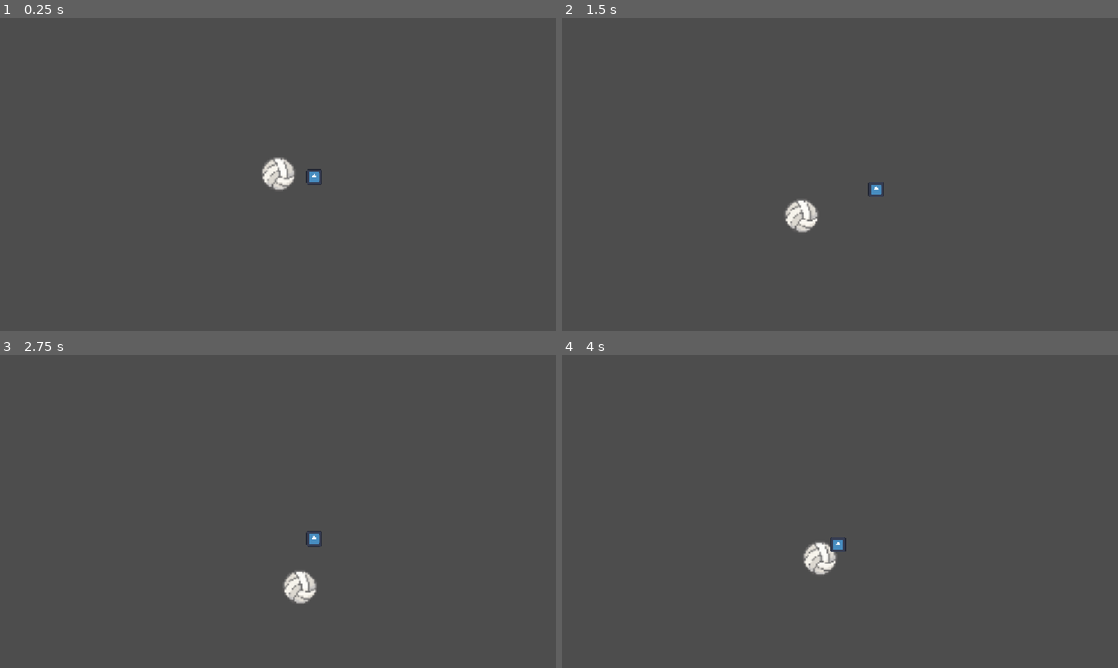
Above: before the commit, frames 1-4 (two rows, left to right).
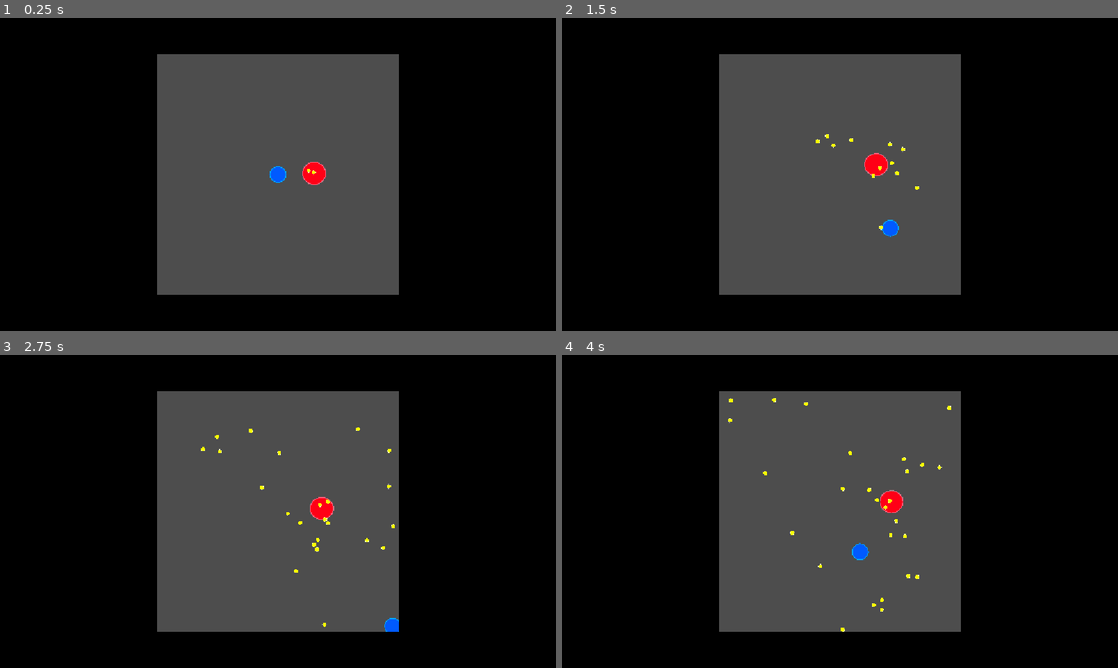
Above: after the commit, the same moments.

Repository: therichst/BouncingBulletHell
Game: Godot game, scene res://node_2d.tscn
Two runs of this game, one before a commit and one after it. Both use one fixed random seed, a clock stepped at 60 frames per second and the inputs below. The engine's default icon, where the game draws it, is replaced by a stand-in: a white triangle on a blue panel in a dark square.
Inputs (mouse positions are in pixels of both pictures, inside the frame that each line leads up to):
- Up to frame 1 (0.25 s): no input
- Up to frame 2 (1.5 s): move the mouse to (962, 158) at 0.52 s; hold Right (ui_right) 0.53-1.28 s; click (962, 158) at 0.6 s; move the mouse to (728, 190) at 1.27 s; hold Down (ui_down) from 1.28 s (still down); click (728, 190) at 1.35 s
- Up to frame 3 (2.75 s): move the mouse to (333, 442) at 2.02 s; release Down (ui_down) at 2.03 s; hold Right (ui_right) from 2.03 s (still down); click (333, 442) at 2.1 s
- Up to frame 4 (4 s): move the mouse to (812, 574) at 2.77 s; release Right (ui_right) at 2.78 s; hold Up (ui_up) 2.78-3.53 s; click (812, 574) at 2.85 s; move the mouse to (1006, 558) at 3.52 s; hold Left (ui_left) from 3.53 s (still down); click (1006, 558) at 3.6 s

The runs differ from the first frame. In frame 1, 67% of the frame differs, in the area x 0-100%, y 0-100%; in frame 2, 68%; in frame 3, 68%; in frame 4, 68%.

Commit message:
new

Diff:
--- /dev/null
+++ b/Boss.gd
@@ -0,0 +1,35 @@
+extends CharacterBody2D
+
+const BULLET_SCENE: PackedScene = preload("res://bullet.tscn")
+
+static var Hit
+var BSpeed
+var rng = RandomNumberGenerator.new()
+var dir :Vector2 = Vector2(0,0)
+var halt = 0
+
+
+func _ready():
+	while true :
+		await get_tree().create_timer(0.1).timeout
+		shoot_at_angle(rng.randf_range(-360,360))
+
+
+func _physics_process(delta: float) -> void:
+	if halt > 0 :
+		halt -= delta
+		velocity = BSpeed * dir.normalized()
+		move_and_slide()
+	else :
+		dir.x = randi_range(-PI,PI)
+		dir.y = randi_range(-PI,PI)
+		BSpeed = randf_range(50,90)
+		halt = randf_range(1,3)
+
+
+func shoot_at_angle(angle_radians: float) -> void:
+	var bullet = BULLET_SCENE.instantiate()
+	bullet.global_position = global_position
+	bullet.direction = Vector2.from_angle(angle_radians)
+	bullet.add_collision_exception_with(self) # Ignore Boss collision on spawn
+	get_tree().current_scene.add_child(bullet)
--- /dev/null
+++ b/Player.gd
@@ -0,0 +1,54 @@
+extends CharacterBody2D
+
+var Health = 5
+
+#SPEEEDEDEDDEDEDEDEDEDE
+var SPEED = 700.0
+
+var collide: Node2D
+
+# Var dump
+var IsDash
+var DashDir
+var Dtime = 0.25
+
+@export var health: int = 5
+
+func _physics_process(delta: float) -> void:
+
+#	direction
+	var direction := Input.get_vector("ui_left", "ui_right", "ui_up", "ui_down")
+
+#	Mantul
+	var collision_info = move_and_collide(velocity*delta)
+
+#	Movement
+	if Input.is_action_just_pressed("Dash") and not IsDash:
+		DashDir = direction
+		IsDash = true
+	else :
+		velocity = SPEED * direction
+
+	if collision_info:
+		collide = collision_info.get_collider()
+		if collide.is_in_group("BULLET"):
+			return
+
+
+	if IsDash:
+		if Dtime > 0:
+			Dtime -= delta
+			velocity = DashDir * 2500.0
+			collision_info
+			if collision_info:
+				if collide.is_in_group("BOSS") :
+					IsDash = false
+					velocity = velocity.bounce(collision_info.get_normal())*5.0
+					collision_info
+				if collide.is_in_group("WALL") :
+					IsDash = false
+					velocity = velocity.bounce(collision_info.get_normal())*5.0
+
+		else :
+			Dtime = 0.25
+			IsDash = false
--- a/bullet.gd
+++ b/bullet.gd
@@ -1,20 +1,34 @@
 extends CharacterBody2D
 
+@export var speed: float = 400.0
+@export var damage: int = 1
+@export var bounce_lifetime: float = 0.5
 
-var BSpeed
-var rng = RandomNumberGenerator.new()
-var dir :Vector2 = Vector2(0,0)
-var halt
+var direction: Vector2 = Vector2.RIGHT
+var has_bounced: bool = false
 
-func _ready():
-	while true:
-		halt = randf_range(1,3)
-		dir.x = randi_range(-1,1)
-		dir.y = randi_range(-1,1)
-		BSpeed = randf_range(50,90)
-		await get_tree().create_timer(halt).timeout
-
+func _ready() -> void:
+	collision_layer = 0 # Prevents bullets from blocking the Player or hitting each other
+	velocity = direction.normalized() * speed
+	rotation = velocity.angle()
+	velocity = direction.normalized() * speed
+	rotation = velocity.angle()
 
 func _physics_process(delta: float) -> void:
-	velocity = BSpeed * dir
-	move_and_slide()
+	# Move the bullet and check if it hits anything this frame
+	var collision: KinematicCollision2D = move_and_collide(velocity * delta)
+
+	if collision:
+		var collider: Object = collision.get_collider()
+		if collider.is_in_group("PLAYER") :
+			get_tree().create_timer(bounce_lifetime).timeout.connect(queue_free)
+
+		# 2. Otherwise, it hit a wall (StaticBody2D) -> Bounce off
+		var normal: Vector2 = collision.get_normal()
+		velocity = velocity.bounce(normal)
+		rotation = velocity.angle()
+
+		# Start the 0.5s despawn timer on the first wall bounce
+		if not has_bounced:
+			has_bounced = true
+			get_tree().create_timer(bounce_lifetime).timeout.connect(queue_free)
--- /dev/null
+++ b/bullet.tscn
@@ -0,0 +1,35 @@
+[gd_scene format=3 uid="uid://ctp0o18g7yp8p"]
+
+[ext_resource type="Script" uid="uid://4wtrgrm37tan" path="res://bullet.gd" id="1_v7oki"]
+
+[sub_resource type="CircleShape2D" id="CircleShape2D_v8qja"]
+radius = 45.0
+
+[sub_resource type="Gradient" id="Gradient_epypp"]
+interpolation_mode = 1
+offsets = PackedFloat32Array(0.49278846, 0.9206731, 1)
+colors = PackedColorArray(0.9697896, 1, 0, 1, 0.9489117, 1, 0.71536756, 1, 1, 1, 1, 0)
+
+[sub_resource type="GradientTexture2D" id="GradientTexture2D_t4vbm"]
+gradient = SubResource("Gradient_epypp")
+width = 100
+height = 100
+use_hdr = true
+fill = 1
+fill_from = Vector2(0.5, 0.5)
+fill_to = Vector2(0.5, 0)
+
+[node name="bullet" type="CharacterBody2D" unique_id=1372417534 groups=["BULLET"]]
+position = Vector2(-5267.9995, -2478.9998)
+scale = Vector2(0.35, 0.35)
+collision_layer = 8
+collision_mask = 5
+script = ExtResource("1_v7oki")
+
+[node name="CollisionShape2D" type="CollisionShape2D" parent="." unique_id=1136201053]
+shape = SubResource("CircleShape2D_v8qja")
+
+[node name="Sprite2D2" type="Sprite2D" parent="CollisionShape2D" unique_id=576833559]
+position = Vector2(0, 2)
+scale = Vector2(1, 0.96)
+texture = SubResource("GradientTexture2D_t4vbm")
--- a/character_body_2d.gd
+++ /dev/null
@@ -1,28 +0,0 @@
-extends CharacterBody2D
-
-#Global
-static var Hit = 15
-
-#SPEEEDEDEDDEDEDEDEDEDE
-var SPEED = 500.0
-
-# Var dump
-var i
-
-func _physics_process(delta: float) -> void:
-
-#	direction
-	var direction := Input.get_vector("ui_left", "ui_right", "ui_up", "ui_down")
-
-#	Mantul
-	var collision_info = move_and_collide(velocity*delta)
-
-#	Movement
-	if Input.is_action_just_pressed("Dash"):
-		velocity = 10000 * direction
-		if collision_info:
-			move_and_collide(velocity.bounce(collision_info.get_normal())/20)
-			if collision_info.get_collider().name == "Boss":
-				Hit = Hit-1
-	else :
-		velocity = SPEED * direction
--- a/node_2d.tscn
+++ b/node_2d.tscn
@@ -1,83 +1,143 @@
 [gd_scene format=3 uid="uid://4pqund3nukl7"]
 
-[ext_resource type="Script" uid="uid://bss4mgihbqfdc" path="res://character_body_2d.gd" id="1_wtcfe"]
-[ext_resource type="Texture2D" uid="uid://cnima36j03tra" path="res://Volleyball-character-restyled-32x32px.png" id="2_0e48y"]
-[ext_resource type="Script" uid="uid://cs5bdn7m03xaj" path="res://bullet.gd" id="3_epypp"]
-[ext_resource type="Texture2D" uid="uid://4q335xxs2p" path="res://icon.svg" id="4_0hol4"]
+[ext_resource type="Script" uid="uid://bss4mgihbqfdc" path="res://Player.gd" id="1_wtcfe"]
+[ext_resource type="Script" uid="uid://cs5bdn7m03xaj" path="res://Boss.gd" id="3_epypp"]
 
 [sub_resource type="CircleShape2D" id="CircleShape2D_rqla8"]
-radius = 20.0
+radius = 25.0
 
-[sub_resource type="Curve" id="Curve_rqla8"]
-_data = [Vector2(0, 1), 0.0, 0.0, 0, 0, Vector2(1, 1), 0.0, 0.0, 0, 0]
-point_count = 2
+[sub_resource type="Gradient" id="Gradient_0e48y"]
+interpolation_mode = 1
+offsets = PackedFloat32Array(0.2908654, 0.62740386, 0.6995192)
+colors = PackedColorArray(0, 0.35174465, 1, 1, 0, 0.6565347, 1, 1, 0, 0.3529412, 1, 0)
+
+[sub_resource type="GradientTexture2D" id="GradientTexture2D_fno6u"]
+gradient = SubResource("Gradient_0e48y")
+width = 100
+height = 100
+use_hdr = true
+fill = 1
+fill_from = Vector2(0.5, 0.5)
+fill_to = Vector2(0.5, 0)
 
 [sub_resource type="CircleShape2D" id="CircleShape2D_0hol4"]
-radius = 35.0
+radius = 45.0
 
-[sub_resource type="RectangleShape2D" id="RectangleShape2D_kdubu"]
-size = Vector2(16.067993, 20)
+[sub_resource type="Gradient" id="Gradient_5iski"]
+interpolation_mode = 1
+offsets = PackedFloat32Array(0.49278846, 0.9206731, 1)
+colors = PackedColorArray(1, 0, 0.0865736, 1, 1, 0.35880363, 0.4667923, 1, 1, 1, 1, 0)
 
-[sub_resource type="RectangleShape2D" id="RectangleShape2D_q6r6c"]
-size = Vector2(20, 30739.246)
+[sub_resource type="GradientTexture2D" id="GradientTexture2D_epypp"]
+gradient = SubResource("Gradient_5iski")
+width = 100
+height = 100
+use_hdr = true
+fill = 1
+fill_from = Vector2(0.5, 0.5)
+fill_to = Vector2(0.5, 0)
+
+[sub_resource type="GDScript" id="GDScript_q6r6c"]
+script/source = "extends StaticBody2D
+
+
+# Called when the node enters the scene tree for the first time.
+func _ready() -> void:
+	pass # Replace with function body.
+
+
+# Called every frame. 'delta' is the elapsed time since the previous frame.
+func _process(delta: float) -> void:
+	pass
+"
+
+[sub_resource type="RectangleShape2D" id="RectangleShape2D_0e48y"]
+size = Vector2(2000, 5000)
+
+[sub_resource type="RectangleShape2D" id="RectangleShape2D_epypp"]
+size = Vector2(5000, 2000)
 
 [sub_resource type="RectangleShape2D" id="RectangleShape2D_0hol4"]
-size = Vector2(149.0592, 5698.9243)
+size = Vector2(5000, 2000)
 
-[node name="Node2D" type="Node2D" unique_id=1857797028]
+[node name="Node2D" type="Node2D" unique_id=1857797028 groups=["BOSS", "BULLET", "PLAYER", "WALL"]]
 
-[node name="Main Char" type="CharacterBody2D" parent="." unique_id=1713415055]
+[node name="Main Char" type="CharacterBody2D" parent="." unique_id=1713415055 groups=["PLAYER"]]
+scale = Vector2(2, 2)
+collision_layer = 9
+collision_mask = 6
 script = ExtResource("1_wtcfe")
 
 [node name="CollisionShape2D" type="CollisionShape2D" parent="Main Char" unique_id=835314296]
-scale = Vector2(7, 7)
 shape = SubResource("CircleShape2D_rqla8")
 
-[node name="Sprite2D" type="Sprite2D" parent="Main Char/CollisionShape2D" unique_id=1561834731]
-position = Vector2(-0.3, 2.2)
-scale = Vector2(1.75, 1.75)
-texture = ExtResource("2_0e48y")
-
-[node name="Line2D" type="Line2D" parent="Main Char" unique_id=2077908959]
-width_curve = SubResource("Curve_rqla8")
-default_color = Color(1, 1, 1, 0)
+[node name="Sprite2D" type="Sprite2D" parent="Main Char/CollisionShape2D" unique_id=1090879122]
+texture = SubResource("GradientTexture2D_fno6u")
 
 [node name="Camera2D" type="Camera2D" parent="." unique_id=2071889522]
 process_physics_priority = 1
 scale = Vector2(10, 10)
 zoom = Vector2(0.25, 0.25)
 
-[node name="Boss" type="CharacterBody2D" parent="." unique_id=753539384]
+[node name="Boss" type="CharacterBody2D" parent="." unique_id=753539384 groups=["BOSS"]]
 position = Vector2(300, 0)
+scale = Vector2(2, 2)
+collision_layer = 2
+collision_mask = 5
 script = ExtResource("3_epypp")
 
 [node name="CollisionShape2D" type="CollisionShape2D" parent="Boss" unique_id=1260028429]
 shape = SubResource("CircleShape2D_0hol4")
 
-[node name="Sprite2D" type="Sprite2D" parent="Boss" unique_id=1054153546]
-texture = ExtResource("4_0hol4")
+[node name="Sprite2D2" type="Sprite2D" parent="Boss/CollisionShape2D" unique_id=184876061]
+position = Vector2(0, 2)
+scale = Vector2(1, 0.96)
+texture = SubResource("GradientTexture2D_epypp")
 
-[node name="StaticBody2D" type="StaticBody2D" parent="." unique_id=484619125]
-visible = false
-collision_mask = 0
-collision_priority = 999.0
+[node name="StaticBody2D" type="StaticBody2D" parent="." unique_id=1423557869 groups=["WALL"]]
+collision_layer = 4
+script = SubResource("GDScript_q6r6c")
 
-[node name="CollisionShape2D2" type="CollisionShape2D" parent="StaticBody2D" unique_id=2070081282]
-position = Vector2(-16712.299, -874.00006)
-scale = Vector2(1793.4165, 781277.3)
-shape = SubResource("RectangleShape2D_kdubu")
+[node name="CollisionShape2D2" type="CollisionShape2D" parent="StaticBody2D" unique_id=1960402305]
+position = Vector2(-2000, 0)
+shape = SubResource("RectangleShape2D_0e48y")
 
-[node name="CollisionShape2D5" type="CollisionShape2D" parent="StaticBody2D" unique_id=1242327800]
-position = Vector2(16713, -694.00006)
-scale = Vector2(1793.4165, 781277.3)
-shape = SubResource("RectangleShape2D_kdubu")
+[node name="CollisionShape2D3" type="CollisionShape2D" parent="StaticBody2D" unique_id=615222106]
+position = Vector2(2000, 0)
+shape = SubResource("RectangleShape2D_0e48y")
 
-[node name="CollisionShape2D3" type="CollisionShape2D" parent="StaticBody2D" unique_id=767200098]
-position = Vector2(49.999996, -4872)
-scale = Vector2(83980.695, 0.23333906)
-shape = SubResource("RectangleShape2D_q6r6c")
+[node name="CollisionShape2D4" type="CollisionShape2D" parent="StaticBody2D" unique_id=1840879169]
+position = Vector2(0, 2000)
+shape = SubResource("RectangleShape2D_epypp")
 
-[node name="CollisionShape2D4" type="CollisionShape2D" parent="StaticBody2D" unique_id=861229308]
-position = Vector2(-27642, 42705.582)
-scale = Vector2(2208.7256, 14.532421)
+[node name="CollisionShape2D5" type="CollisionShape2D" parent="StaticBody2D" unique_id=736410004]
+position = Vector2(0, -2000)
 shape = SubResource("RectangleShape2D_0hol4")
+
+[node name="Polygon2D" type="Polygon2D" parent="StaticBody2D" unique_id=1850888746]
+position = Vector2(0, 2000)
+scale = Vector2(28.319622, 7.814235)
+color = Color(0, 0, 0, 1)
+polygon = PackedVector2Array(-87.99999, -128.00006, 192.00006, -128.00006, 192.00006, 152.00006, -88.000084, 152.00006)
+uv = PackedVector2Array(40, 0, 72, 0, 72.00001, 23.999998, 39.999992, 23.999998)
+
+[node name="Polygon2D2" type="Polygon2D" parent="StaticBody2D" unique_id=594501697]
+position = Vector2(0, -2000)
+scale = Vector2(38.17448, 6.5776534)
+color = Color(0, 0, 0, 1)
+polygon = PackedVector2Array(-87.99999, -128.00006, 192.00006, -128.00006, 192.00006, 152.00006, -88.000084, 152.00006)
+uv = PackedVector2Array(40, 0, 72, 0, 72.00001, 23.999998, 39.999992, 23.999998)
+
+[node name="Polygon2D3" type="Polygon2D" parent="StaticBody2D" unique_id=1813129069]
+position = Vector2(2000, 0)
+scale = Vector2(11.368451, 14.411335)
+color = Color(0, 0, 0, 1)
+polygon = PackedVector2Array(-87.99999, -128.00006, 192.00006, -128.00006, 192.00006, 152.00006, -88.000084, 152.00006)
+uv = PackedVector2Array(40, 0, 72, 0, 72.00001, 23.999998, 39.999992, 23.999998)
+
+[node name="Polygon2D4" type="Polygon2D" parent="StaticBody2D" unique_id=1223546193]
+position = Vector2(-3182.0002, 81)
+scale = Vector2(11.368451, 14.411335)
+color = Color(0, 0, 0, 1)
+polygon = PackedVector2Array(-87.99999, -128.00006, 192.00006, -128.00006, 192.00006, 152.00006, -88.000084, 152.00006)
+uv = PackedVector2Array(40, 0, 72, 0, 72.00001, 23.999998, 39.999992, 23.999998)
--- a/project.godot
+++ b/project.godot
@@ -24,6 +24,11 @@
 
 project/assembly_name="New Game Project"
 
+[global_group]
+
+BULLET=""
+PLAYER=""
+
 [input]
 
 Dash={
Not shown, added: Boss.gd.uid
Renamed: character_body_2d.gd.uid -> Player.gd.uid
Not shown, changed: bullet.gd.uid
Not shown, added: node_2d.tscn3217788171.tmp
Not shown, added: node_2d.tscn3451396974.tmp
Not shown, added: node_2d.tscn3478146557.tmp
Not shown, added: node_2d.tscn462855354.tmp
Not shown, added: node_2d.tscn613626827.tmp
Not shown, added: node_2d.tscn6325121927.tmp
Not shown, added: node_2d.tscn7114274403.tmp
